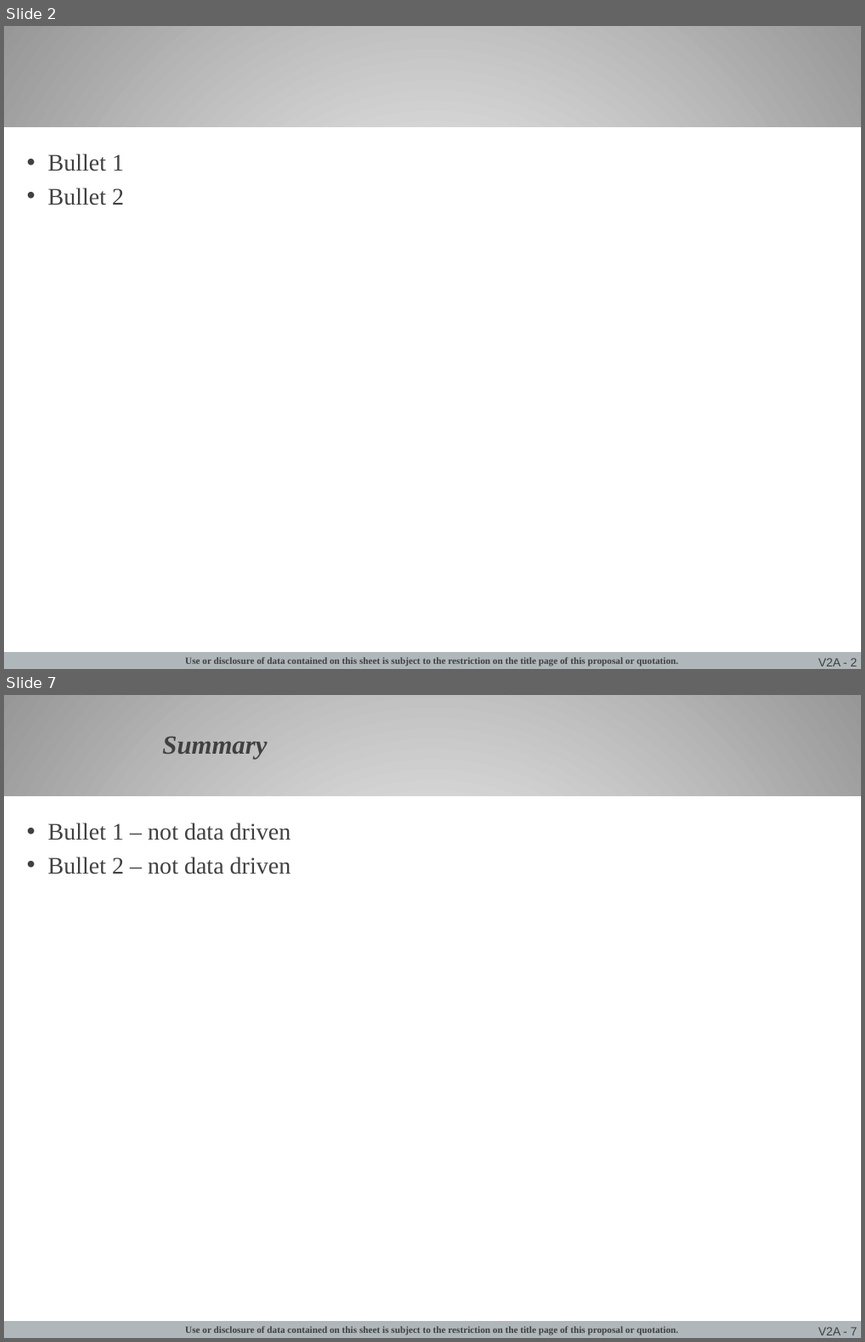
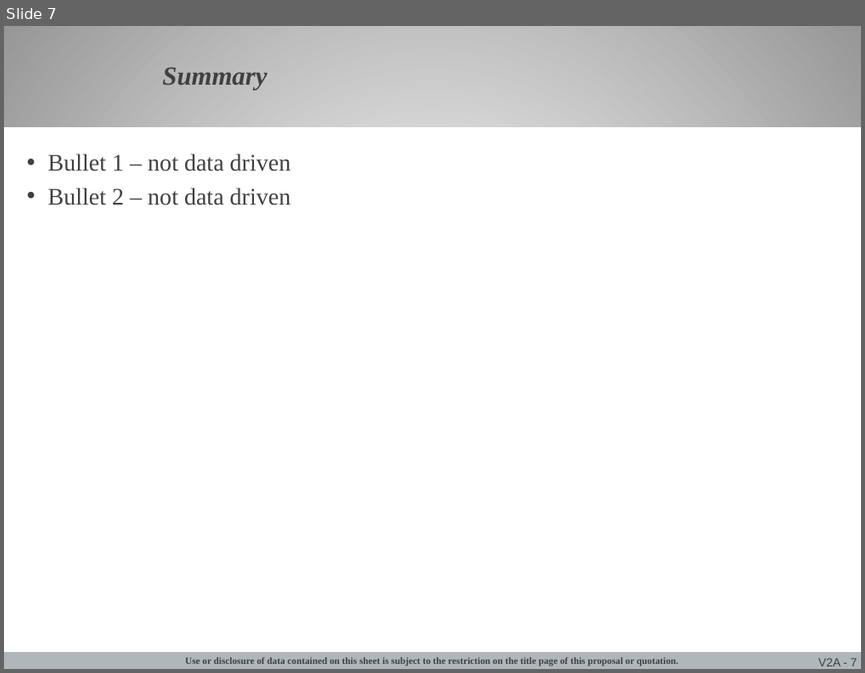
Before and after one commit to jgoodso2/PMMP, a slide deck: PMMPresentation/Modules/Templates/PMM Template.pptx. Shown one above the other, each under a label of ours: slides 2 and 7 before the commit, slide 7 after it; the slides between them are not shown. The pictures are 865x1342 and 865x673 pixels, drawn with LibreOffice and Linux fonts; fonts in the diff are those of the drawing; background and template pictures are left out. Boxes give left, top, right and bottom in pixels: in the first picture for what was removed or moved away, otherwise in the second. Text is boxed around its words. In the diff, an @@ line names an element or a change of style, - is before the commit and + after.

```diff
--- a/PMMPresentation/Modules/Templates/PMM Template.pptx
+++ b/PMMPresentation/Modules/Templates/PMM Template.pptx
@@ slide 2 removed at (x1=4, y1=26, x2=861, y2=669), background gradient #FFFFFF to #979797; not listed: 4 template elements that a slide beside it also shows @@
@@ text removed at (x1=48, y1=154, x2=124, y2=205) @@
-• Bullet 1
-• Bullet 2
```
Also in this commit, not shown: 4 slides changed, 2 slides added, 1 other slide removed, 52 other files.
